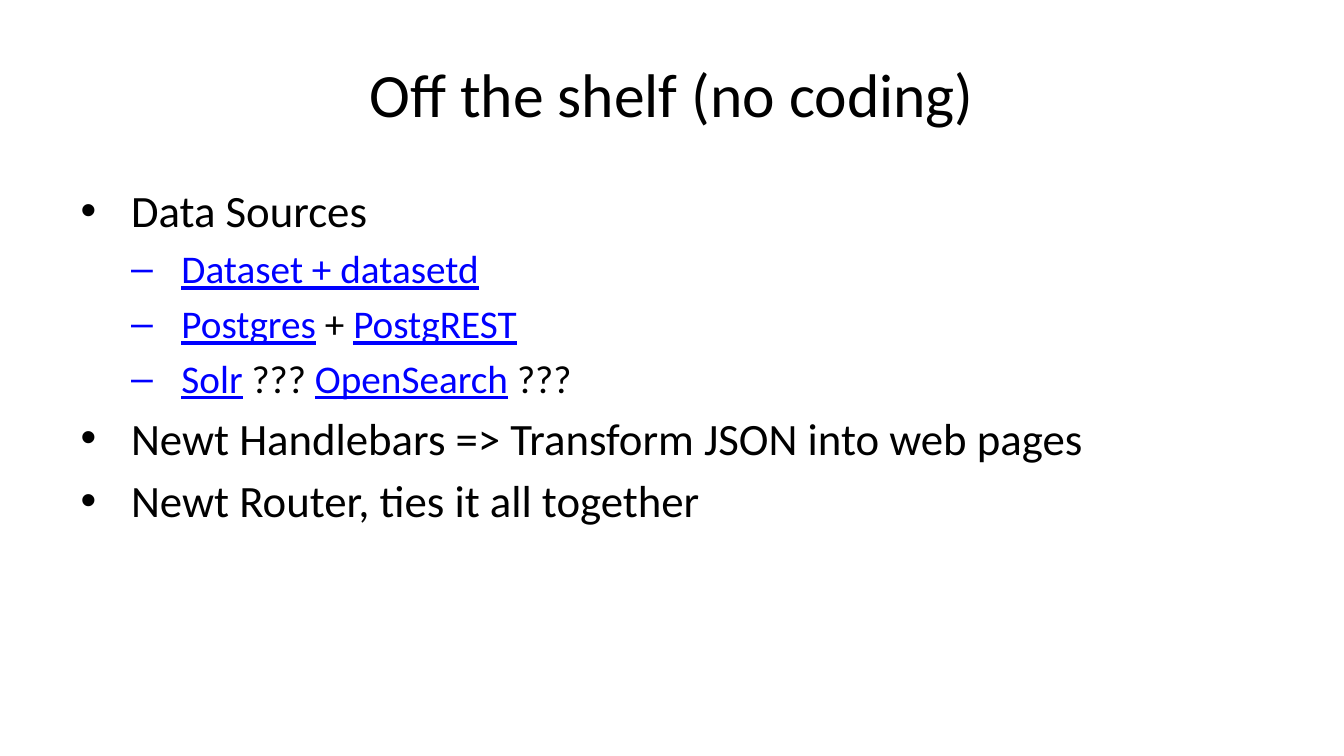
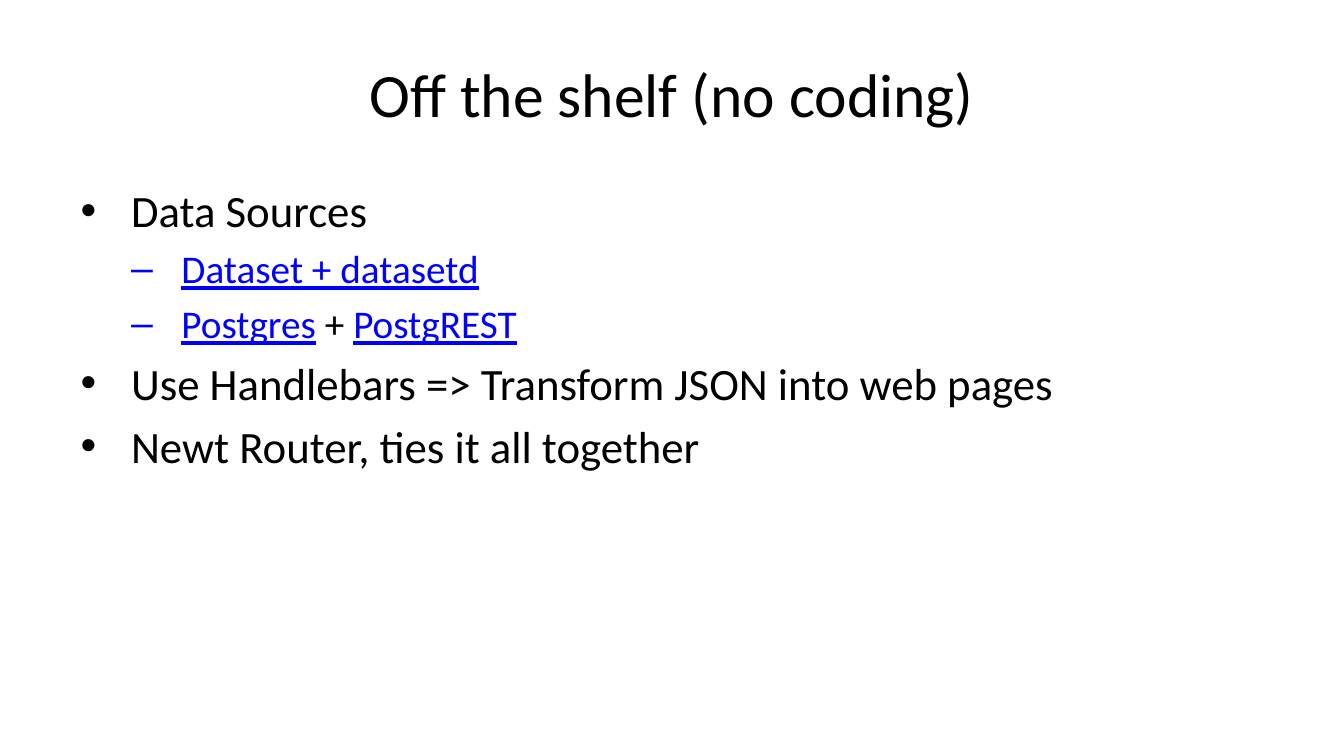
Before and after one commit to caltechlibrary/newt, a slide deck: slide 12 of presentation3/newt-p3.pptx (slide 11 before the commit). Drawn at 1344x756 pixels with LibreOffice and Linux fonts; fonts in the diff are those of the drawing. Boxes give left, top, right and bottom in pixels: in the first picture for what was removed or moved away, otherwise in the second. Text is boxed around its words. In the diff, an @@ line names an element or a change of style, - is before the commit and + after.

```diff
--- a/presentation3/newt-p3.pptx
+++ b/presentation3/newt-p3.pptx
@@ text at box(131, 369, 1052, 408): text changed @@
-  – Solr ??? OpenSearch ???
-• Newt Handlebars => Transform JSON into web pages
+• Use Handlebars => Transform JSON into web pages
```
Also in this commit, not shown: 16 other slides changed, 3 slides added, 3 slides removed, 21 other files.
